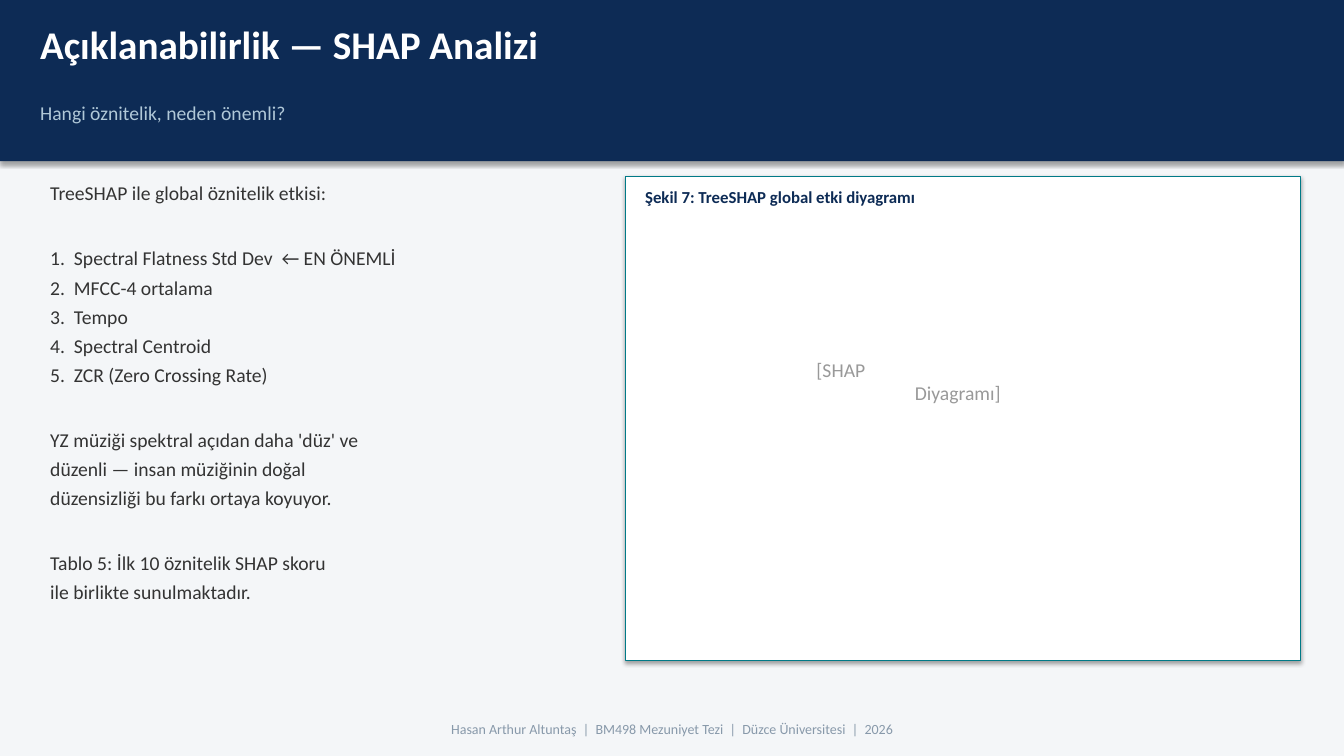
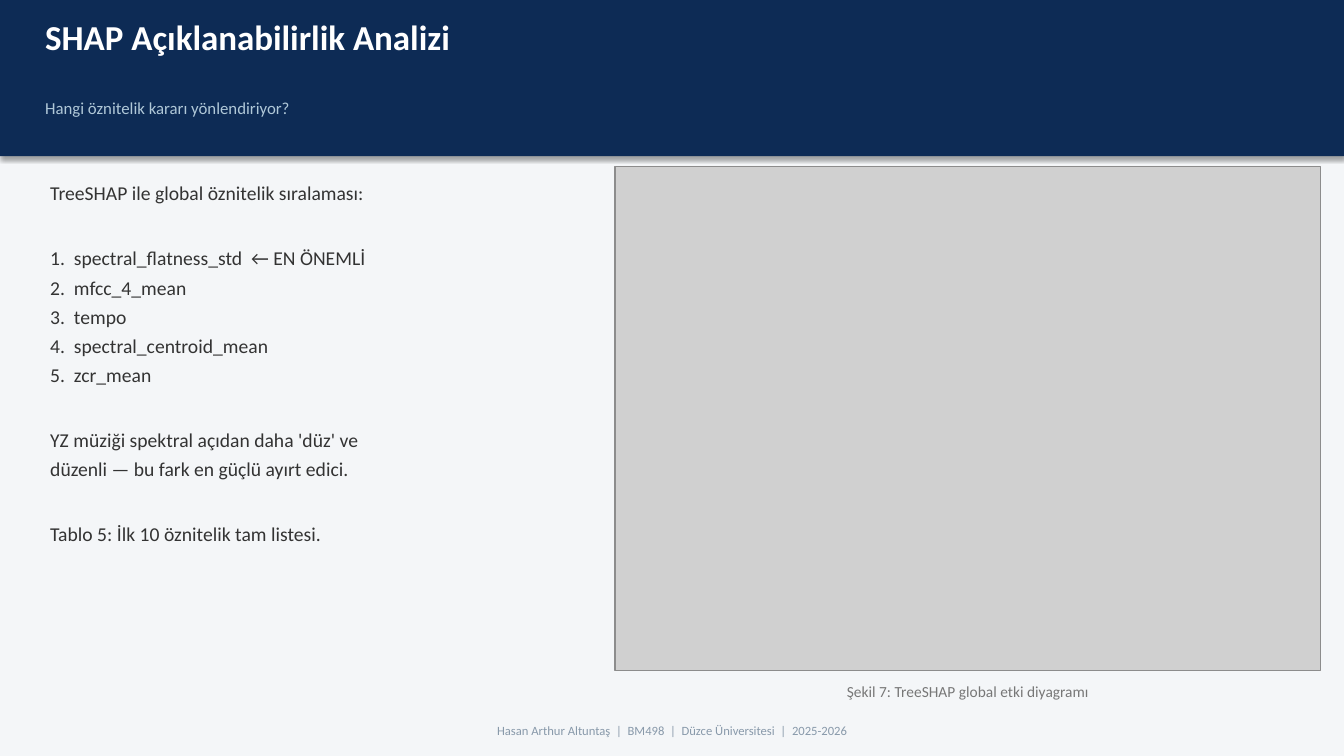
Before and after one commit to Rtur2003/CrownCode, a slide deck: slide 9 of docs/academic/TeslimEdilecekler/Sunumlar/05_Final_Savunma_Sunumu.pptx (slide 12 before the commit). Drawn at 1344x756 pixels with LibreOffice and Linux fonts; fonts in the diff are those of the drawing; grey boxes stand for pictures. Boxes give left, top, right and bottom in pixels: in the first picture for what was removed or moved away, otherwise in the second. Text is boxed around its words. In the diff, an @@ line names an element or a change of style, - is before the commit and + after.

```diff
--- a/docs/academic/TeslimEdilecekler/Sunumlar/05_Final_Savunma_Sunumu.pptx
+++ b/docs/academic/TeslimEdilecekler/Sunumlar/05_Final_Savunma_Sunumu.pptx
@@ rectangle: place and size @@
-rectangle at (0,0,1344,161)
+rectangle at (0,0,1344,156)
@@ text at (45,25,450,56): text changed; size 28 to 25 pt @@
-Açıklanabilirlik — SHAP Analizi
+SHAP Açıklanabilirlik Analizi
@@ text at (45,102,289,117): text changed; size 14 to 12 pt @@
-Hangi öznitelik, neden önemli?
+Hangi öznitelik kararı yönlendiriyor?
@@ picture added at (615,166,1321,670) @@
@@ rectangle removed at (625,176,1301,660) @@
@@ text at (50,186,365,385): text changed @@
-TreeSHAP ile global öznitelik etkisi:
-1. Spectral Flatness Std Dev ← EN ÖNEMLİ
-2. MFCC-4 ortalama
-3. Tempo
-4. Spectral Centroid
-5. ZCR (Zero Crossing Rate)
+TreeSHAP ile global öznitelik sıralaması:
+1. spectral_flatness_std ← EN ÖNEMLİ
+2. mfcc_4_mean
+3. tempo
+4. spectral_centroid_mean
+5. zcr_mean
@@ text removed at (816,363,1001,403) @@
-[SHAP
-Diyagramı]
@@ text at (50,462,348,541): text changed @@
-düzenli — insan müziğinin doğal
-düzensizliği bu farkı ortaya koyuyor.
-Tablo 5: İlk 10 öznitelik SHAP skoru
-ile birlikte sunulmaktadır.
+düzenli — bu fark en güçlü ayırt edici.
+Tablo 5: İlk 10 öznitelik tam listesi.
@@ text "Şekil 7: TreeSHAP global etki ...": place and size @@
-text "Şekil 7: TreeSHAP global etki ..." at (645,191,915,206)
+text "Şekil 7: TreeSHAP global etki ..." at (847,686,1088,700)
@@ text "Şekil 7: TreeSHAP global etki ..." at (847,686,1088,700): size 12 to 11 pt, text colour #0D2B55 to #777777, bold off; alignment left to centre @@
@@ text at (497,725,847,737): text changed; size 10 to 9 pt @@
-Hasan Arthur Altuntaş | BM498 Mezuniyet Tezi | Düzce Üniversitesi | 2026
+Hasan Arthur Altuntaş | BM498 | Düzce Üniversitesi | 2025-2026
```
Also in this commit, not shown: 14 other slides changed, 2 slides added, 5 slides removed, 6 other files.
